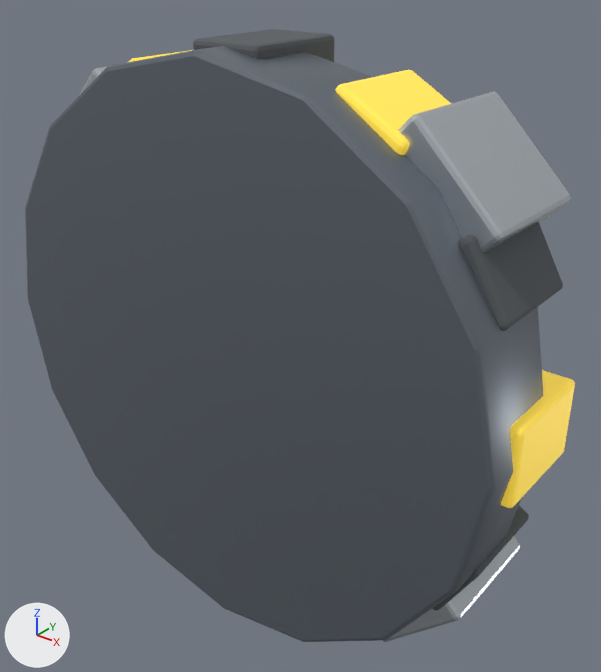
Before and after pictures for a commit that changed the FBX model Assets/GeneratedBaseItems/20_Corrosive_Bile_Landmine.fbx.
Camera for both pictures: a 50 mm lens placed at (1.6, -1.57, 1.21), pointed at (-0.05, 0.49, -0.07). The axes (+X, +Y, +Z) are drawn at lower left. The lights are the same throughout. The picture after the commit comes second. Vertices at exactly the same position are counted once.

Names of what the first picture shows: '20_Corrosive_Bile_Landmine'.
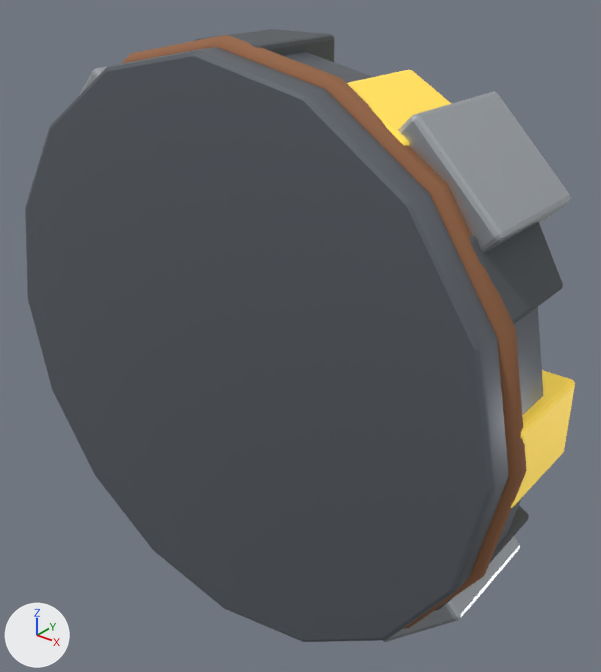
The change, as a list of edits to the scene's bpy script:
```text
Add mat_rust___deep_brown:
    mat_rust___deep_brown = principled_material('Rust | deep brown')
    mat_rust___deep_brown.base_color = (0.34, 0.15, 0.07)  # brown #9e6c4b
    mat_rust___deep_brown.metallic = 0.24
    mat_rust___deep_brown.roughness = 0.84
Add mat_rust___orange_oxide:
    mat_rust___orange_oxide = principled_material('Rust | orange oxide')
    mat_rust___orange_oxide.base_color = (0.64, 0.28, 0.11)  # orange #d1905d
    mat_rust___orange_oxide.metallic = 0.32
    mat_rust___orange_oxide.roughness = 0.76
Change me_20_corrosive_bile_landmine_mesh_001:
    used by ob_20_corrosive_bile_landmine; location = (0.0, 0.0, 0.0)
    remove me_20_corrosive_bile_landmine_mesh_001.from_pydata(...)  # 2644 vertices, 2400 faces; spans x -0.95..0.95, y 0.0..1.15, z -0.95..0.95
    add me_20_corrosive_bile_landmine_mesh_001.from_pydata(...)  # 3252 vertices, 3000 faces; spans x -0.97..0.97, y 0.0..1.15, z -0.97..0.97
    me_20_corrosive_bile_landmine_mesh_001 part 1: a new loose piece, a torus around y (ring radius 0.93, tube radius 0.037) spanning x -0.967..0.967, y 0.083..0.157, z -0.967..0.967, in mat_rust___deep_brown (brown #9e6c4b)
    other edits to the shape of me_20_corrosive_bile_landmine_mesh_001 do not show in these pictures
    add me_20_corrosive_bile_landmine_mesh_001.materials.append(mat_rust___deep_brown)  # brown #9e6c4b
    add me_20_corrosive_bile_landmine_mesh_001.materials.append(mat_rust___orange_oxide)  # orange #d1905d
```

Changed parts and their boxes [x1, y1, x2, y2] in the pictures (601 x 672 px):
part 1 of me_20_corrosive_bile_landmine_mesh_001, added (mostly hidden)
    after: [121, 35, 527, 629]
